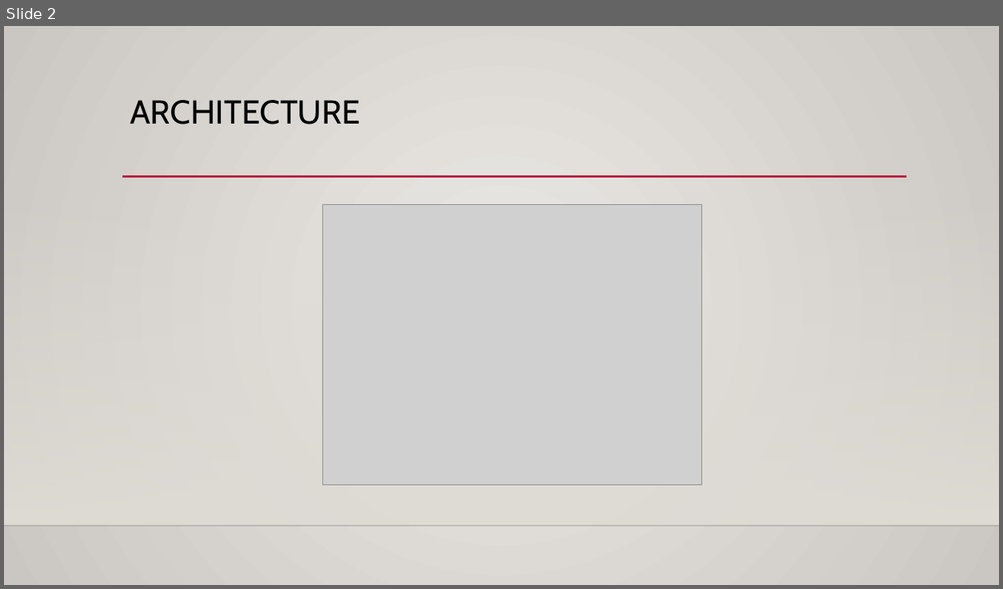
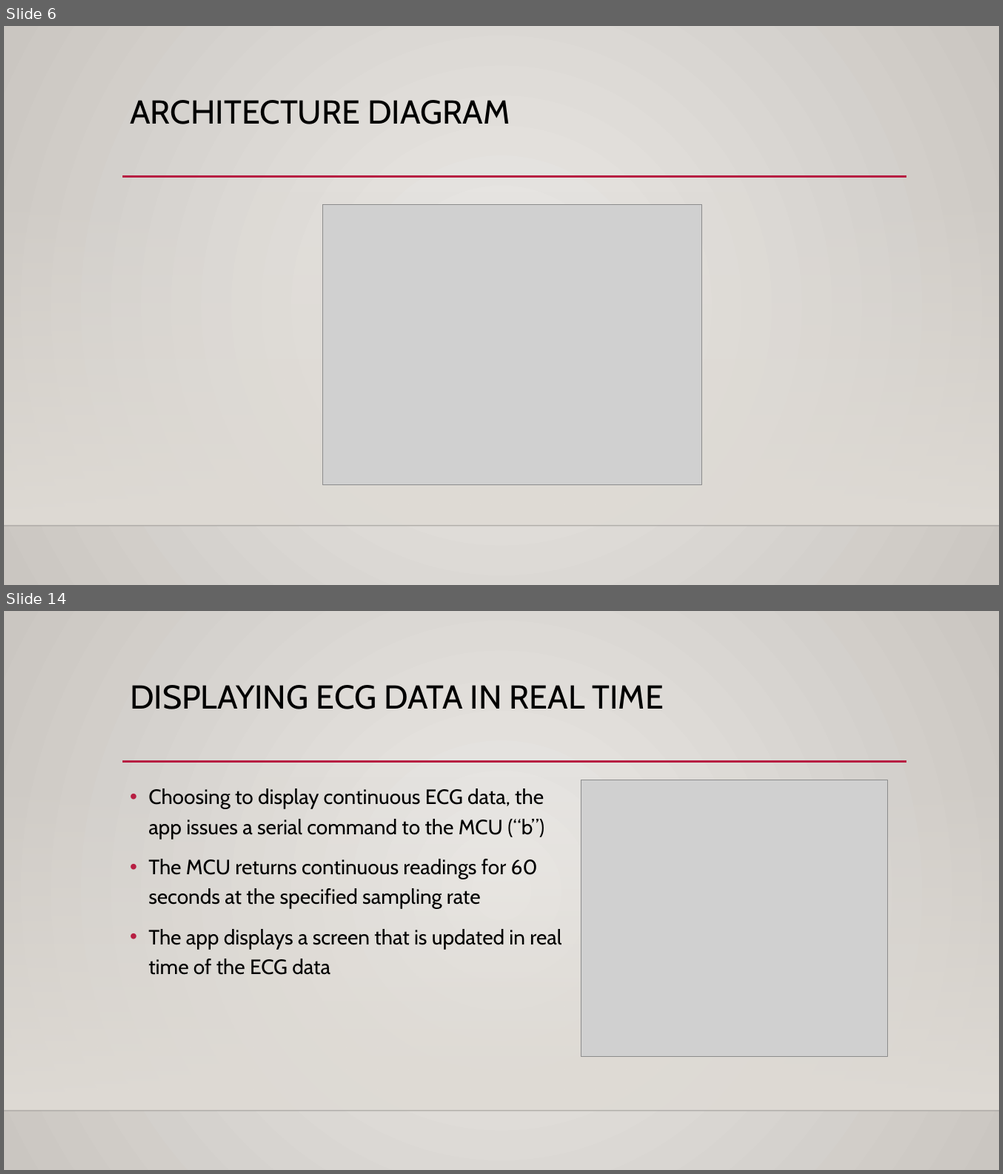
Before and after one commit to theRadFad/HeartMonitor, a slide deck: ECG Heart Monitor.pptx. Shown one above the other, each under a label of ours: slide 2 before the commit, slides 6 and 14 after it; the slides between them are not shown. The pictures are 1003x589 and 1003x1174 pixels, drawn with LibreOffice and Linux fonts; fonts in the diff are those of the drawing; grey boxes stand for pictures; background and template pictures are left out. Boxes give left, top, right and bottom in pixels: in the first picture for what was removed or moved away, otherwise in the second. Text is boxed around its words. In the diff, an @@ line names an element or a change of style, - is before the commit and + after.

```diff
--- a/ECG Heart Monitor.pptx
+++ b/ECG Heart Monitor.pptx
@@ slide 14 added at [4,611,999,1170], background gradient #ECEAE7 to #CAC7C1; not listed: 3 template elements that a slide beside it also shows @@
@@ title added at [130,685,663,709], 32 pt, text #000000 @@
+DISPLAYING ECG DATA IN REAL TIME
@@ picture added at [580,780,888,1057] @@
@@ text added at [148,789,561,975], 20 pt, text #000000 @@
+• Choosing to display continuous ECG data, the app issues a serial command to the MCU (“b”)
+• The MCU returns continuous readings for 60 seconds at the specified sampling rate
+• The app displays a screen that is updated in real time of the ECG data
@@ what was slide 2 is now slide 6 @@
@@ slide 6 changed as well @@
@@ title at [130,100,509,124]: text changed @@
-ARCHITECTURE
+ARCHITECTURE DIAGRAM
```
Also in this commit, not shown: 1 other slide changed, 12 other slides added.
